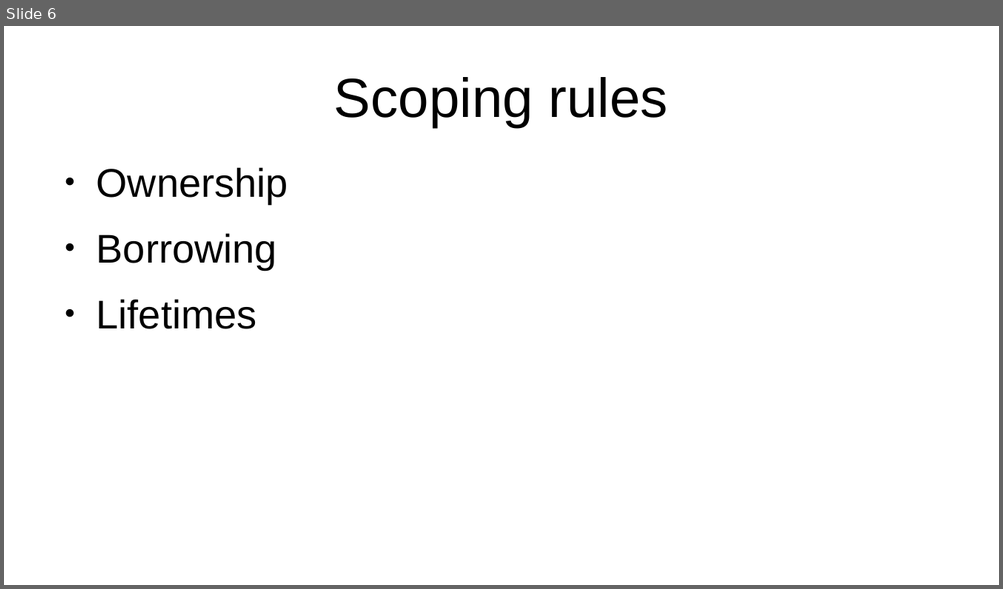
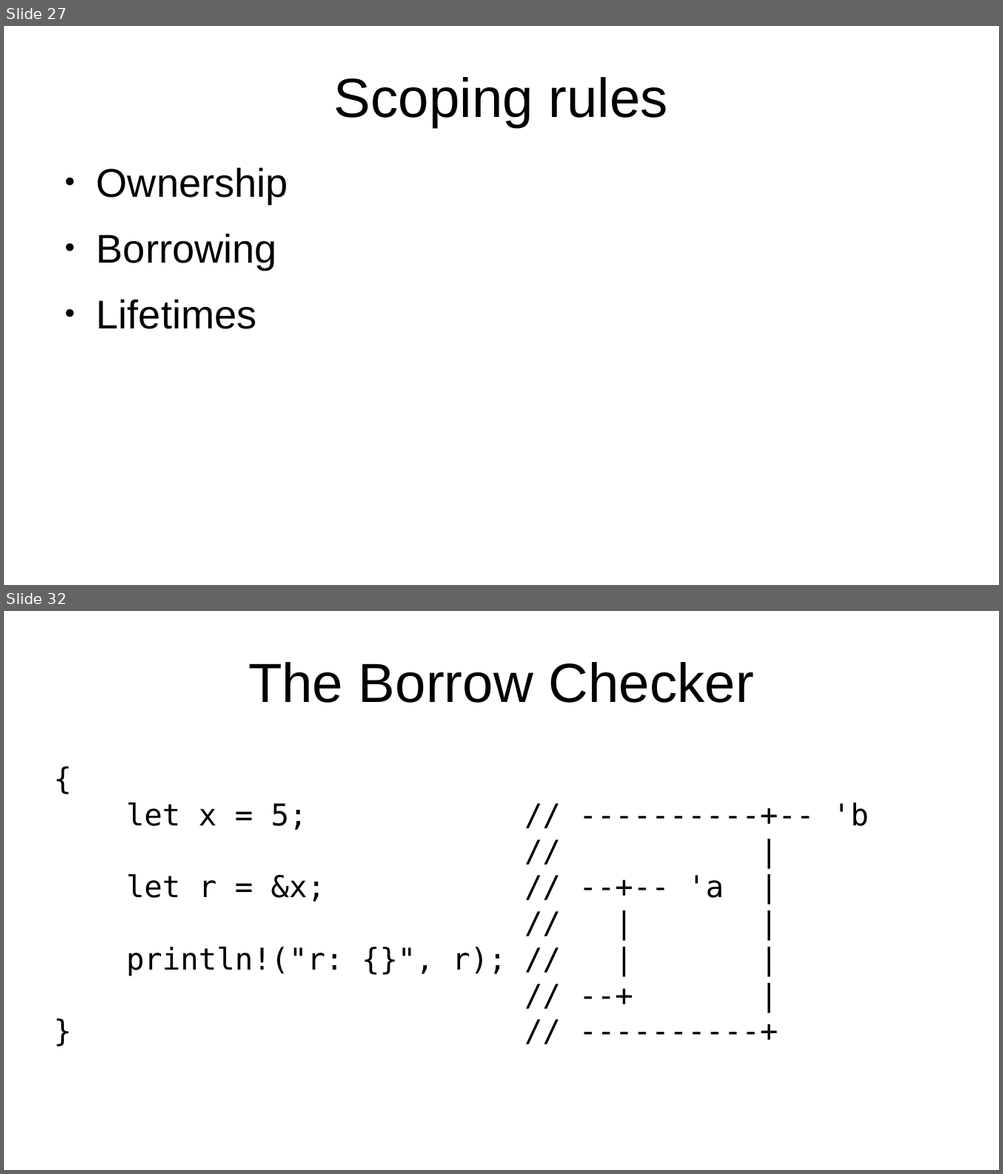
Before and after one commit to bmalecki/rust-getting-started, a slide deck: Rust-presentation.odp. Shown one above the other, each under a label of ours: slide 6 before the commit, slides 27 and 32 after it; the slides between them are not shown. The pictures are 1003x589 and 1003x1174 pixels, drawn with LibreOffice and Linux fonts; fonts in the diff are those of the drawing. Boxes give left, top, right and bottom in pixels: in the first picture for what was removed or moved away, otherwise in the second. Text is boxed around its words. In the diff, an @@ line names an element or a change of style, - is before the commit and + after.

```diff
--- a/Rust-presentation.odp
+++ b/Rust-presentation.odp
@@ slide 32 added at (4,611,999,1170), background #FFFFFF @@
@@ title added at (248,662,753,703), 44 pt, text #000000 @@
+The Borrow Checker
@@ subtitle added at (126,803,868,977), 24 pt, text #000000 @@
+{
+let x = 5; // ----------+-- 'b
+// |
+let r = &x; // --+-- 'a |
+// | |
+println!("r: {}", r); // | |
+// --+ |
+} // ----------+
@@ what was slide 6 is now slide 27 @@
```
Also in this commit, not shown: 5 slides changed, 35 other slides added, 1 slide removed, 12 other files.
